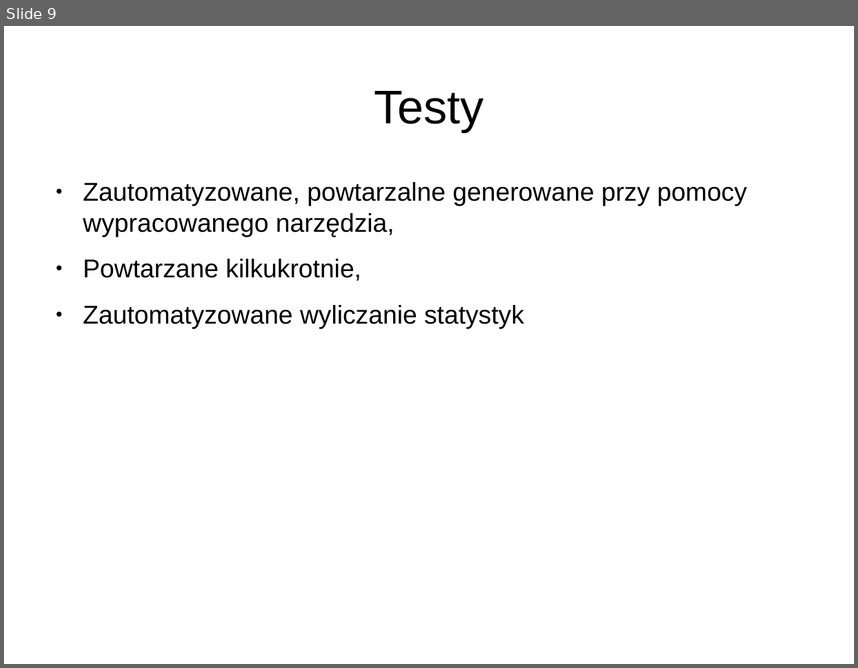
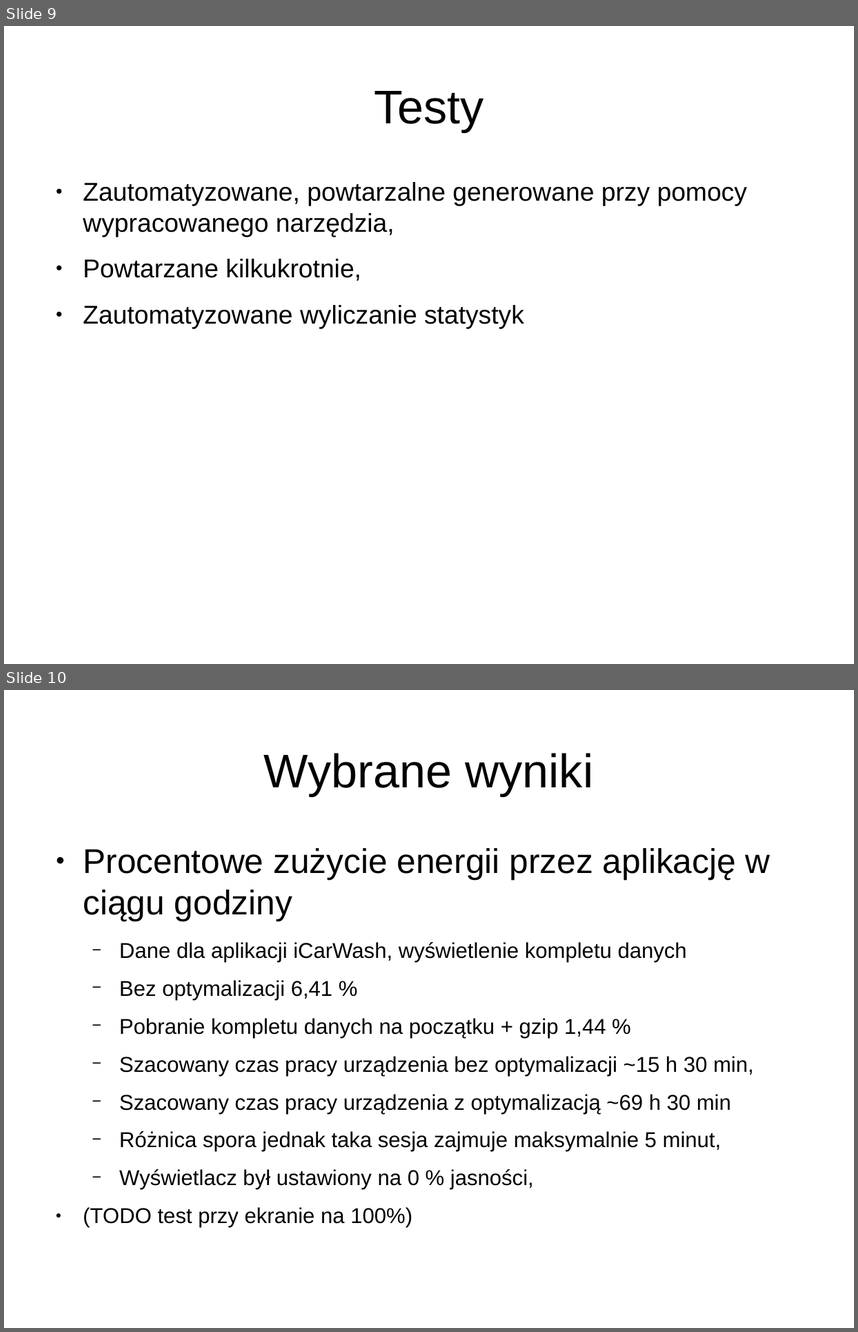
Before and after one commit to aksinghdce/master-thesis, a slide deck: prezentacja.odp. Shown one above the other, each under a label of ours: slide 9 before the commit, slides 9 and 10 after it. The pictures are 858x668 and 858x1332 pixels, drawn with LibreOffice and Linux fonts; fonts in the diff are those of the drawing. Boxes give left, top, right and bottom in pixels: in the first picture for what was removed or moved away, otherwise in the second. Text is boxed around its words. In the diff, an @@ line names an element or a change of style, - is before the commit and + after.

```diff
--- a/prezentacja.odp
+++ b/prezentacja.odp
@@ slide 10 added at bbox=[4, 690, 854, 1328], background #FFFFFF @@
@@ title added at bbox=[264, 753, 593, 796], 44 pt, text #000000 @@
+Wybrane wyniki
@@ text added at bbox=[83, 848, 771, 1190], 20 pt, text #000000 @@
+● Procentowe zużycie energii przez aplikację w ciągu godziny
+  − Dane dla aplikacji iCarWash, wyświetlenie kompletu danych
+  − Bez optymalizacji 6,41 %
+  − Pobranie kompletu danych na początku + gzip 1,44 %
+  − Szacowany czas pracy urządzenia bez optymalizacji ~15 h 30 min,
+  − Szacowany czas pracy urządzenia z optymalizacją ~69 h 30 min
+  − Różnica spora jednak taka sesja zajmuje maksymalnie 5 minut,
+  − Wyświetlacz był ustawiony na 0 % jasności,
+● (TODO test przy ekranie na 100%)
```
Also in this commit, not shown: 5 slides changed, 2 other slides added.
